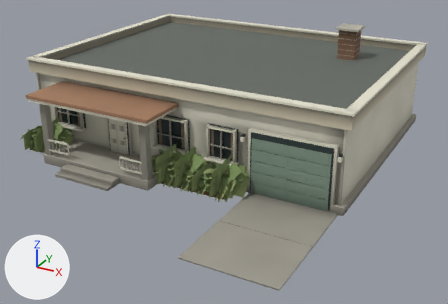
The glTF model apps/browser/public/assets/house-2.glb, before and after one commit.
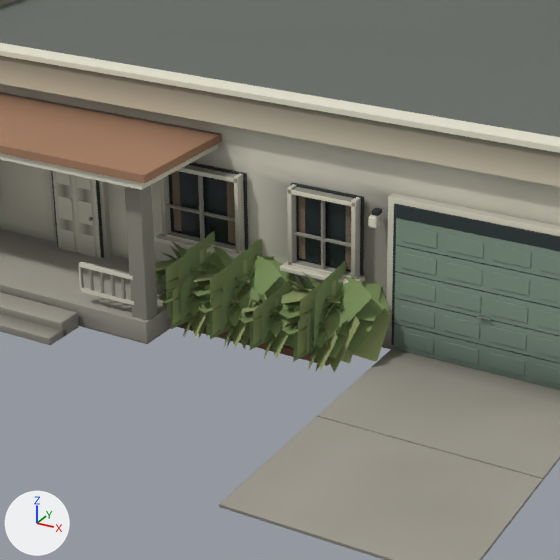
The first picture shows the older version from a camera (50 mm lens) standing at (14.6, -27.7, 12.4) and looking at (1.2, -3.4, 0.3). The close-ups show the older and then the newer version on the part from 19% to 71% of the width and 15% to 92% of the height of that picture. Only the edits that show in the close-ups are written down. The lights are fixed; the arrows at lower left show +X, +Y and +Z. Vertices at exactly the same position are counted once.

The older version as bpy lines, for what is in view:
```python
me_cube_760 = bpy.data.meshes.new('Cube.760')
me_cube_760.from_pydata(...)  # 5070 vertices, 9816 faces; spans x -8.4..8.3, y -8.4..6.3, z -1.9..2.5
me_cube_760.materials.append(mat_ivory)
me_cube_802 = bpy.data.meshes.new('Cube.802')
me_cube_802.from_pydata(...)  # 506 vertices, 984 faces; spans x -5.1..10.6, y -0.1..10.6, z -1.3..1.5
me_cube_802.materials.append(mat_window_interior)
me_leaf_card_shrub_480 = bpy.data.meshes.new('leaf-card shrub.480')
me_leaf_card_shrub_480.from_pydata(...)  # 480 vertices, 320 faces; spans x -8.19..4.1, y -7.8..-5.9, z -0.05..1.43
me_leaf_card_shrub_480.materials.append(mat_foliage_light)
me_leaf_card_shrub_481 = bpy.data.meshes.new('leaf-card shrub.481')
me_leaf_card_shrub_481.from_pydata(...)  # 960 vertices, 640 faces; spans x -8.19..4.1, y -7.91..-5.73, z -0.01..1.62
me_leaf_card_shrub_481.materials.append(mat_foliage)
ob_foliage = bpy.data.objects.new('foliage', me_leaf_card_shrub_481)
ob_foliage.location = (0.0, 0.0, 0.0)
ob_foliage_light = bpy.data.objects.new('foliage-light', me_leaf_card_shrub_480)
ob_foliage_light.location = (0.0, 0.0, 0.0)
ob_ivory = bpy.data.objects.new('ivory', me_cube_760)
ob_ivory.location = (0.0, 0.0, 1.95)
ob_window_interior = bpy.data.objects.new('window-interior', me_cube_802)
ob_window_interior.location = (-3.0, -6.16, 1.39)
# also in view: 'terracotta' at (-1.2, -2.5, 2.8); 'stucco' at (0.0, 0.0, 4.0); 'sage' at (5.8, -6.2, 1.3); 'concrete' at (0.0, -2.9, 2.8); 'shingle' at (0.0, 0.0, 3.9)
```
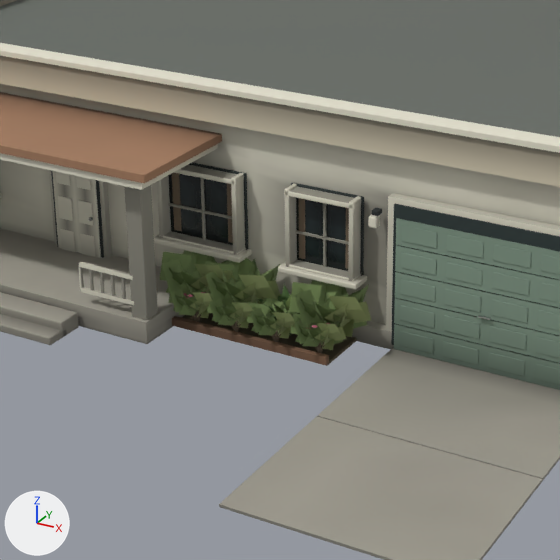
Location of each change, (x1, y1, x2, y2) in pixels of the close-ups (560 x 560 px; the box of a moved part takes in the faces that stretch with it):
```json
{"object": "foliage", "change": "reshaped", "before": [156, 231, 390, 371], "after": [160, 250, 369, 347]}
{"object": "foliage-light", "change": "reshaped", "before": [155, 249, 393, 373], "after": [190, 264, 371, 350]}
{"part": 1, "of": "me_cube_760", "change": "moved or reshaped", "before": [160, 165, 361, 280], "after": [157, 165, 362, 282]}
{"part": 2, "of": "me_leaf_card_shrub_480", "change": "deleted", "before": [162, 249, 353, 370]}
{"part": 3, "of": "me_leaf_card_shrub_480", "change": "cut back", "before": [155, 253, 393, 373], "after": [190, 264, 371, 350]}
{"part": 4, "of": "me_leaf_card_shrub_481", "change": "rebuilt", "after": [172, 271, 207, 292], "on screen": "not visible before"}
{"part": 5, "of": "me_leaf_card_shrub_481", "change": "rebuilt", "before": [192, 262, 211, 281], "after": [179, 277, 202, 295]}
{"part": 6, "of": "me_leaf_card_shrub_481", "change": "deleted", "before": [156, 231, 390, 371], "on screen": "green"}
{"part": 7, "of": "me_leaf_card_shrub_481", "change": "cut back", "before": [156, 242, 233, 337], "after": [160, 250, 369, 347]}
```

Scene script edits in JSON lines:
```json
{"block": "me_cube_760", "where": "me_cube_760.from_pydata(...)  # 5070 vertices, 9816 faces; spans x -8.4..8.3, y -8.4..6.3, z -1.9..2.5"}
{"block": "me_cube_760", "where": "# used by ob_ivory; location = (0.0, 0.0, 1.95)"}
{"block": "me_cube_760", "change": "me_cube_760 part 1: 224 of the vertices in x -0.9..3.3, y -6.3, z -0.7..0.8 are moved by (0.0, -0.1, 0.0)"}
{"block": "me_leaf_card_shrub_480", "where": "# used by ob_foliage_light; location = (0.0, 0.0, 0.0)"}
{"op": "remove", "block": "me_leaf_card_shrub_480", "code": "me_leaf_card_shrub_480.from_pydata(...)  # 480 vertices, 320 faces; spans x -8.19..4.1, y -7.8..-5.9, z -0.05..1.43"}
{"op": "add", "block": "me_leaf_card_shrub_480", "code": "me_leaf_card_shrub_480.from_pydata(...)  # 540 vertices, 480 faces; spans x -7.48..3.9, y -7.58..-6.34, z 0.25..1.41"}
{"block": "me_leaf_card_shrub_480", "change": "me_leaf_card_shrub_480 part 2: 42 loose pieces with 252 vertices, spanning x -7.6..3.76, y -7.8..-6.62, z 0.07..1.43, are deleted"}
{"block": "me_leaf_card_shrub_480", "change": "me_leaf_card_shrub_480 part 3: 138 vertices removed from x -0.77..4.1, y -7.65..-5.9, z -0.05..1.43; 378 vertices added at x 0.29..3.9, y -7.58..-6.34, z 0.25..1.41"}
{"block": "me_leaf_card_shrub_480", "change": "other edits to the shape of me_leaf_card_shrub_480 do not show in these pictures"}
{"block": "me_leaf_card_shrub_481", "where": "# used by ob_foliage; location = (0.0, 0.0, 0.0)"}
{"op": "remove", "block": "me_leaf_card_shrub_481", "code": "me_leaf_card_shrub_481.from_pydata(...)  # 960 vertices, 640 faces; spans x -8.19..4.1, y -7.91..-5.73, z -0.01..1.62"}
{"op": "add", "block": "me_leaf_card_shrub_481", "code": "me_leaf_card_shrub_481.from_pydata(...)  # 1620 vertices, 1440 faces; spans x -8.0..3.61, y -7.72..-6.0, z 0.25..1.35"}
{"block": "me_leaf_card_shrub_481", "change": "me_leaf_card_shrub_481 part 4: the loose piece of 6 vertices spanning x -0.05..0.82, y -7.55..-6.69, z 0.58..1.08 is rebuilt with 9 vertices and now spans x -0.09..0.66, y -7.38..-6.96, z 0.61..1.23"}
{"block": "me_leaf_card_shrub_481", "change": "me_leaf_card_shrub_481 part 5: the loose piece of 6 vertices spanning x -0.01..0.53, y -7.42..-6.35, z 0.21..1.19 is rebuilt with 9 vertices and now spans x 0.06..0.5, y -7.33..-6.79, z 0.42..1.07"}
{"block": "me_leaf_card_shrub_481", "change": "me_leaf_card_shrub_481 part 6: 120 loose pieces with 720 vertices, spanning x -8.19..4.1, y -7.91..-5.73, z -0.01..1.62, are deleted"}
{"block": "me_leaf_card_shrub_481", "change": "me_leaf_card_shrub_481 part 7: 72 vertices removed from x -0.57..1.11, y -7.77..-5.99, z 0.09..1.43; 1116 vertices added at x -0.5..3.61, y -7.72..-6.0, z 0.25..1.35"}
{"block": "me_leaf_card_shrub_481", "change": "other edits to the shape of me_leaf_card_shrub_481 do not show in these pictures"}
```
